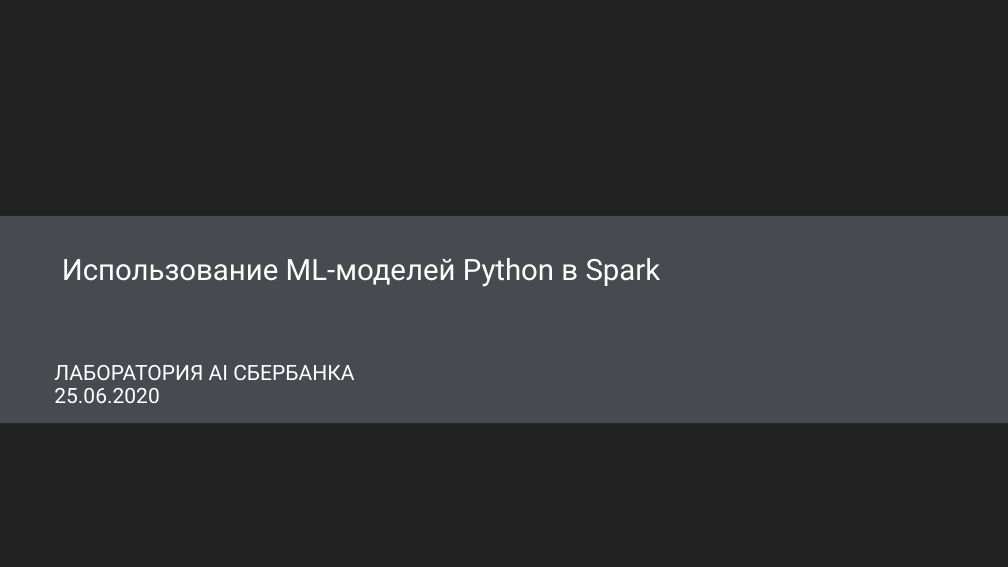
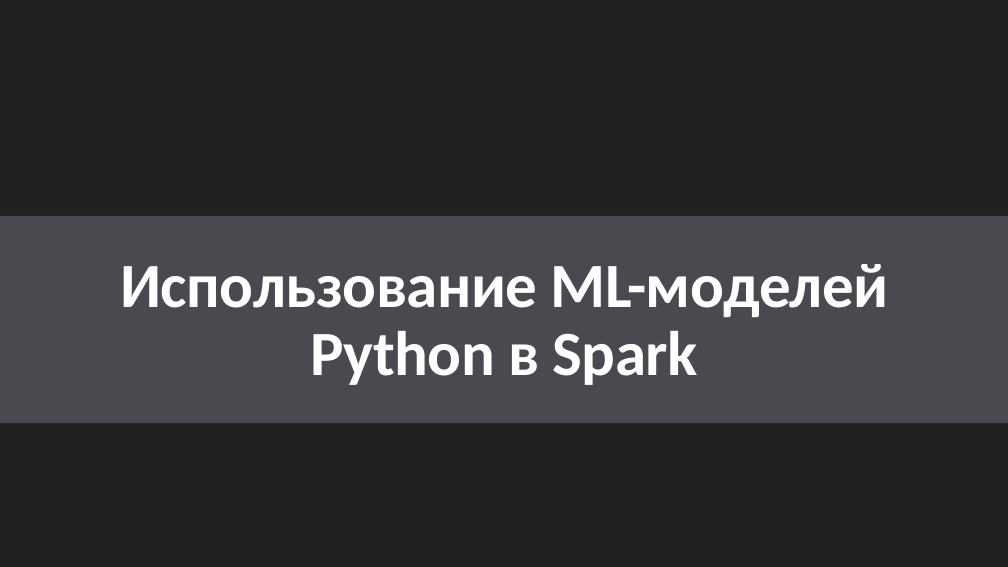
Before and after one commit to dllllb/pyspark-score-tutorial, a slide deck: slide 1 of slides.pptx. Drawn at 1008x567 pixels with LibreOffice and Linux fonts; fonts in the diff are those of the drawing; background and template pictures are left out. Boxes give left, top, right and bottom in pixels: in the first picture for what was removed or moved away, otherwise in the second. Text is boxed around its words. In the diff, an @@ line names an element or a change of style, - is before the commit and + after.

```diff
--- a/slides.pptx
+++ b/slides.pptx
@@ text "Использование ML-моделей Python в Spark": place and size @@
-text "Использование ML-моделей Python в Spark" at [62, 258, 661, 287]
+text "Использование ML-моделей Python в Spark" at [120, 264, 888, 385]
@@ text "Использование ML-моделей Python в Spark" at [120, 264, 888, 385]: size 28 to 60 pt, font Roboto to Calibri, text colour #FEFEFE to #FFFFFF, letter spacing 0 to -0.5 pt, bold on; alignment left to centre; line spacing 1 to 0.9 @@
@@ text removed at [54, 365, 354, 403] @@
-ЛАБОРАТОРИЯ AI СБЕРБАНКА
-25.06.2020
```
Also in this commit, not shown: 1 other slide changed, 1 other file.
